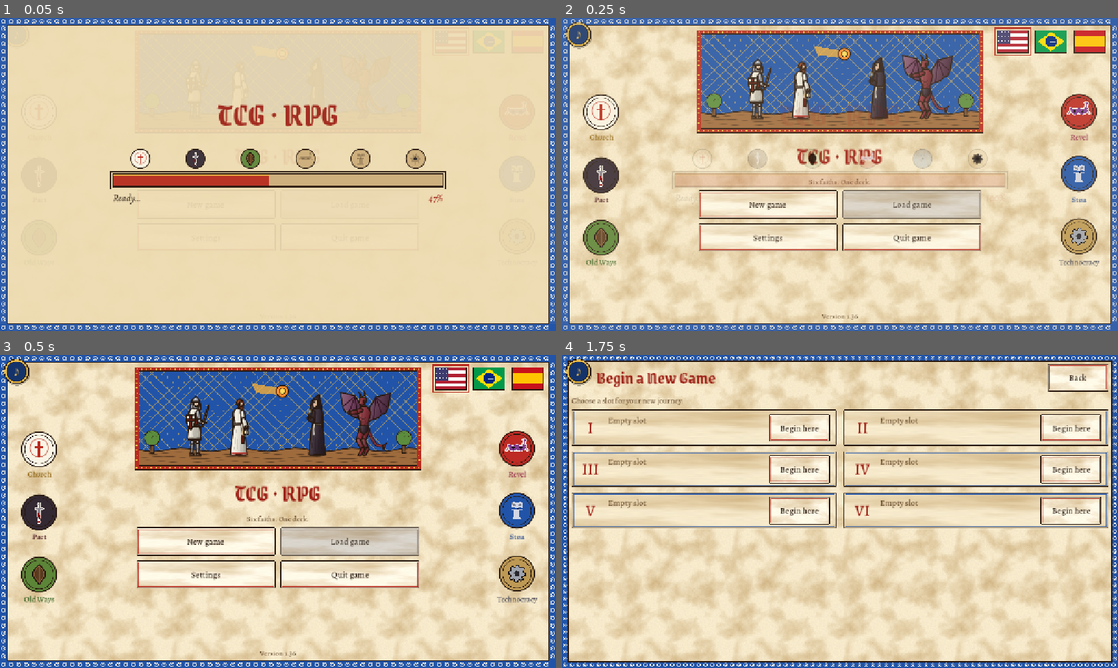
Above: before the commit, frames 1-4 (two rows, left to right).
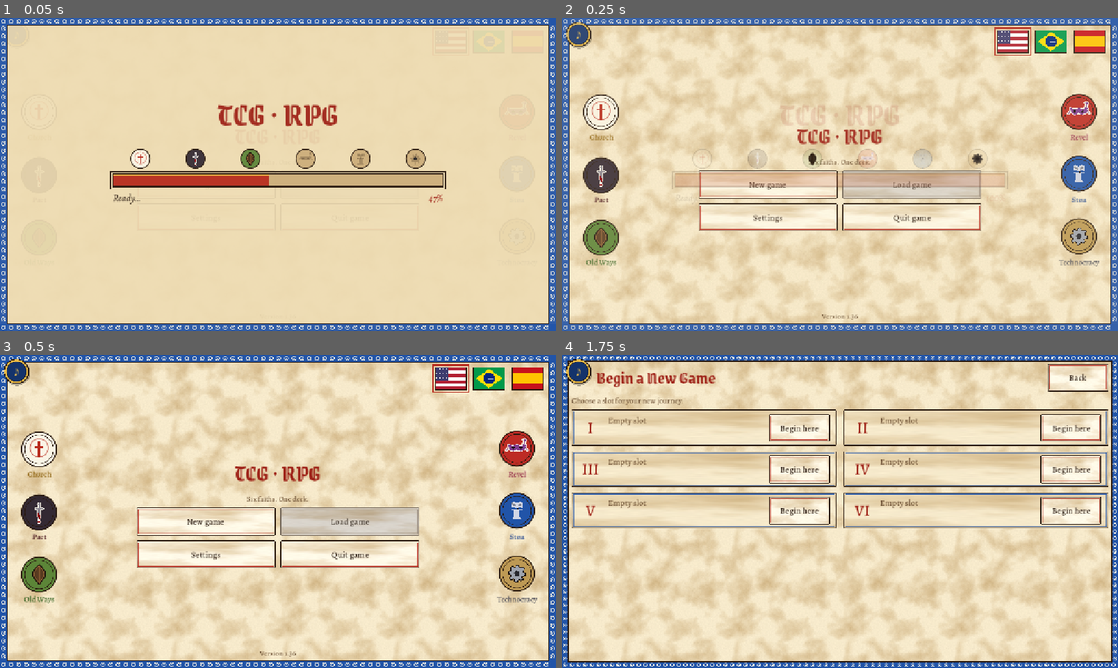
Above: after the commit, the same moments.

Repository: cavaleirobrancopensante/TCG-RPG
Game: Godot game, scene res://scenes/main.tscn
The game is run twice, just before and just after one commit, with the same random seed, the same clock (stepped at 60 frames per second) and the same inputs.
Inputs:
- Up to frame 1 (0.05 s): no input
- Up to frame 2 (0.25 s): no input
- Up to frame 3 (0.5 s): no input
- Up to frame 4 (1.75 s): click "New game" at 0.5 s; click "New game" at 1.25 s

The runs differ from the first frame. In frame 2, 25% of the frame differs, in the area x 24-76%, y 4-75%; in frame 3, 27%; in frame 4, nothing differs.

Commit message:
Title page: remove the miniature above the menu, keep the faith roundels
Co-Authored-By: Claude Opus 5.5 <noreply@anthropic.com>
Claude-Session: https://claude.ai/code/session_01HitH66itUkjde1DxHgtaC5

Diff:
--- a/scripts/main.gd
+++ b/scripts/main.gd
@@ -30,17 +30,10 @@
 
 
 class MenuBg extends Control:
-	## Title page: a framed miniature (Church vs Pact) and the six faith roundels.
+	## Title page: parchment, a border and the six faith roundels down both sides.
 	var t := 0.0
-	const CAST := [
-		{"faction": "sanctum", "subtype": "Human Knight", "name": "Knight", "x": -0.30, "face": 1.0},
-		{"faction": "sanctum", "subtype": "Human Cleric", "name": "Cleric lantern", "x": -0.14, "face": 1.0},
-		{"faction": "abyss", "subtype": "Human Cultist", "name": "Cultist", "x": 0.14, "face": -1.0},
-		{"faction": "abyss", "subtype": "Demon", "name": "Fiend", "x": 0.31, "face": -1.0},
-	]
 
 	var _acc := 0.0
-	var panel_h := -1.0        # the miniature's height (-1: 30% of the page); short pages shrink it
 	var side_room := 0.0       # kept clear on each side (the language flags, top right)
 	var top_clear := 0.0       # the foot of the language flags: the roundels start below it
 
@@ -55,23 +48,6 @@
 		var r := Rect2(Vector2.ZERO, size)
 		Tapestry.draw_parchment(self, r)
 		Tapestry.draw_band(self, r, 16, "rings")
-		# the miniature
-		var pw := maxf(300.0, minf(minf(size.x * 0.5, 640.0), size.x - 2.0 * side_room))
-		var panel := Rect2(Vector2((size.x - pw) * 0.5, UIKit.TOP + 26), Vector2(pw, panel_h if panel_h > 0.0 else size.y * 0.30))
-		Tapestry.draw_diaper(self, panel, Tapestry.ULTRAMARINE, Color(Tapestry.GILT, 0.5), 26)
-		var ground := Rect2(panel.position.x, panel.end.y - 36, panel.size.x, 36)
-		Tapestry.draw_ground(self, ground)
-		Tapestry.draw_tree(self, Vector2(panel.position.x + 30, ground.position.y + 8), 1.6)
-		Tapestry.draw_tree(self, Vector2(panel.end.x - 30, ground.position.y + 8), 1.6)
-		# a falling star between the two hosts
-		var star := Vector2(panel.get_center().x + 10, panel.position.y + 44 + sin(t * 0.8) * 4)
-		draw_colored_polygon(PackedVector2Array([star + Vector2(-70, -18), star + Vector2(-6, -8), star + Vector2(-6, 8), star + Vector2(-60, 4)]), Color(1, 0.7, 0.2, 0.75))
-		Tapestry.ink_circle(self, star, 14, Color(1.0, 0.55, 0.18), 2)
-		Tapestry.ink_circle(self, star, 7, Color(1.0, 0.85, 0.35), 1.5)
-		for c in CAST:
-			var feet := Vector2(panel.get_center().x + float(c["x"]) * panel.size.x, ground.position.y + 14)
-			FigurePainter.paint(self, c, Transform2D(0, feet), panel.size.y * 0.62, c["face"], 1.0)
-		Tapestry.draw_band(self, panel.grow(10), 10, "dots")
 		# faith roundels down both sides
 		for i in Factions.ORDER.size():
 			var f: String = Factions.ORDER[i]
@@ -554,20 +530,13 @@
 	_set_screen(m)
 	await get_tree().process_frame
 	if is_instance_valid(v):
-		# the miniature gives up height on a short page, so the buttons never cover it
-		# nor run into the version line at the bottom
+		# the title and buttons sit in the middle of the page, clear of the version line
 		var bottom_room := m.size.y - 52.0
-		var mini_top := UIKit.TOP + 26.0
-		var room := bottom_room - 12.0 - v.size.y - 22.0 - mini_top
-		if room < 90.0:      # a phone held sideways: the motto makes way
+		if v.size.y > bottom_room - (UIKit.TOP + 10):      # a short page: the motto makes way
 			sub.visible = false
 			v.reset_size()
-			room = bottom_room - 12.0 - v.get_combined_minimum_size().y - 22.0 - mini_top
-		bg.panel_h = clampf(room, 70.0, m.size.y * 0.30)
-		bg.queue_redraw()
-		v.position = Vector2((m.size.x - v.size.x) * 0.5, mini_top + bg.panel_h + 22.0)
-		if v.position.y + v.size.y > bottom_room:
-			v.position.y = maxf(UIKit.TOP + 10, bottom_room - v.size.y)
+		v.position = (m.size - v.size) * 0.5
+		v.position.y = clampf(v.position.y, UIKit.TOP + 10, maxf(UIKit.TOP + 10, bottom_room - v.size.y))
 
 
 ## "Version 1.6 · build 3f2a9c1 · 10 Oct 2026" — build details are stamped by the web deploy.
